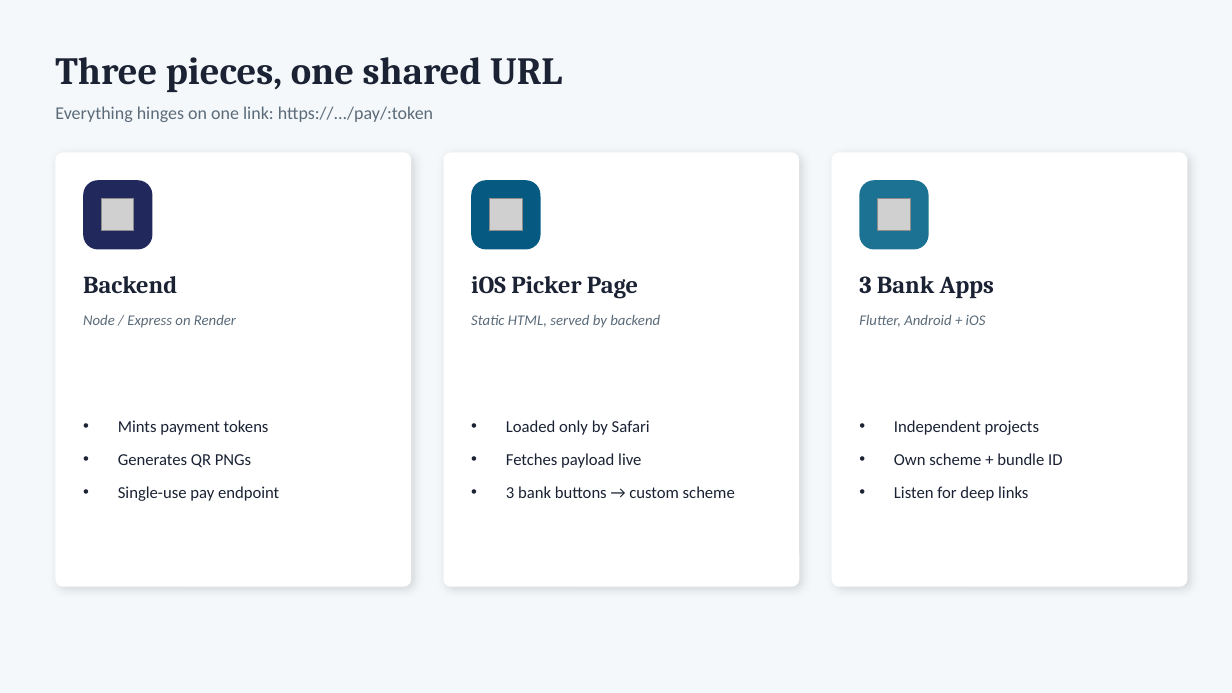
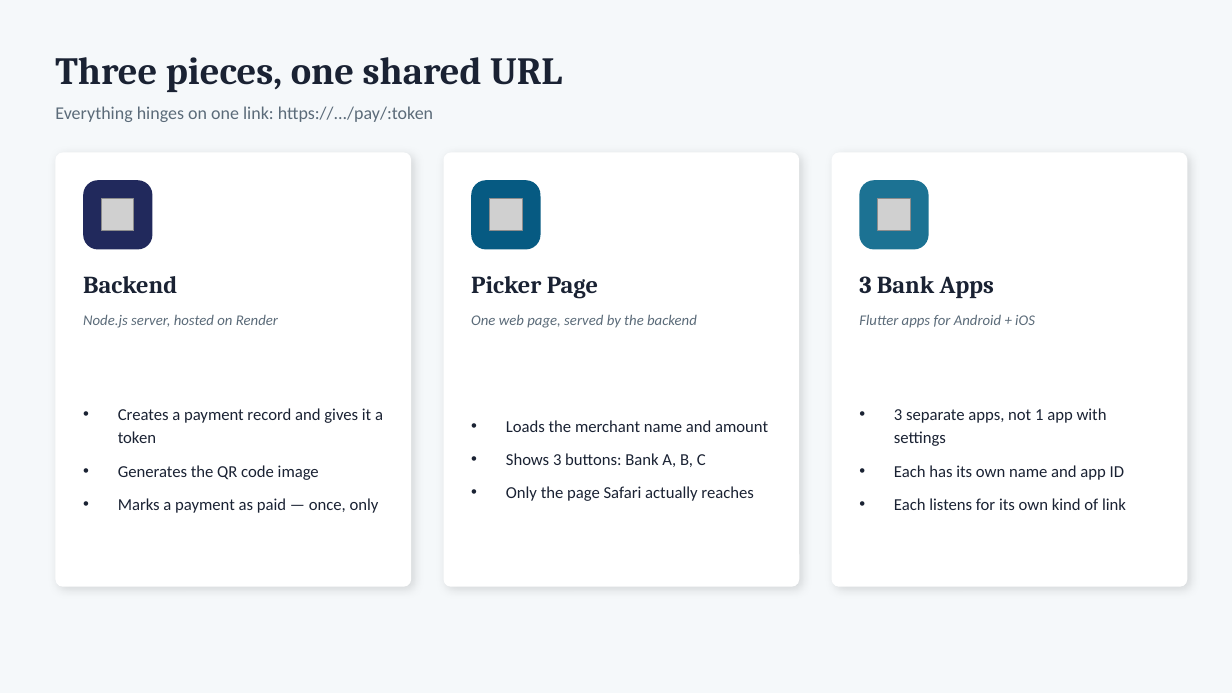
Before and after one commit to deandrehaijielim-commits/sgqr-deep-link-demo, a slide deck: slide 2 of SGQR_Deep_Linking_Simulation.pptx. Drawn at 1232x693 pixels with LibreOffice and Linux fonts; fonts in the diff are those of the drawing; grey boxes stand for pictures. Boxes give left, top, right and bottom in pixels: in the first picture for what was removed or moved away, otherwise in the second. Text is boxed around its words. In the diff, an @@ line names an element or a change of style, - is before the commit and + after.

Commit message:
Update slide deck: correct Android flow, simplify wording throughout

```diff
--- a/SGQR_Deep_Linking_Simulation.pptx
+++ b/SGQR_Deep_Linking_Simulation.pptx
@@ text at (471, 276, 598, 299): text changed @@
-iOS Picker Page
+Picker Page
@@ text at (83, 315, 278, 328): text changed @@
-Node / Express on Render
+Node.js server, hosted on Render
@@ text at (471, 314, 697, 328): text changed @@
-Static HTML, served by backend
+One web page, served by the backend
@@ text at (859, 314, 1035, 328): text changed @@
-Flutter, Android + iOS
+Flutter apps for Android + iOS
@@ text at (118, 408, 383, 513): text changed @@
-• Mints payment tokens
-• Generates QR PNGs
-• Single-use pay endpoint
+• Creates a payment record and gives it a token
+• Generates the QR code image
+• Marks a payment as paid — once, only
@@ text at (894, 408, 1126, 510): text changed @@
-• Independent projects
-• Own scheme + bundle ID
-• Listen for deep links
+• 3 separate apps, not 1 app with settings
+• Each has its own name and app ID
+• Each listens for its own kind of link
@@ text at (506, 420, 768, 501): text changed @@
-• Loaded only by Safari
-• Fetches payload live
-• 3 bank buttons → custom scheme
+• Loads the merchant name and amount
+• Shows 3 buttons: Bank A, B, C
+• Only the page Safari actually reaches
```
Also in this commit, not shown: 8 other slides changed, 1 slide added.
